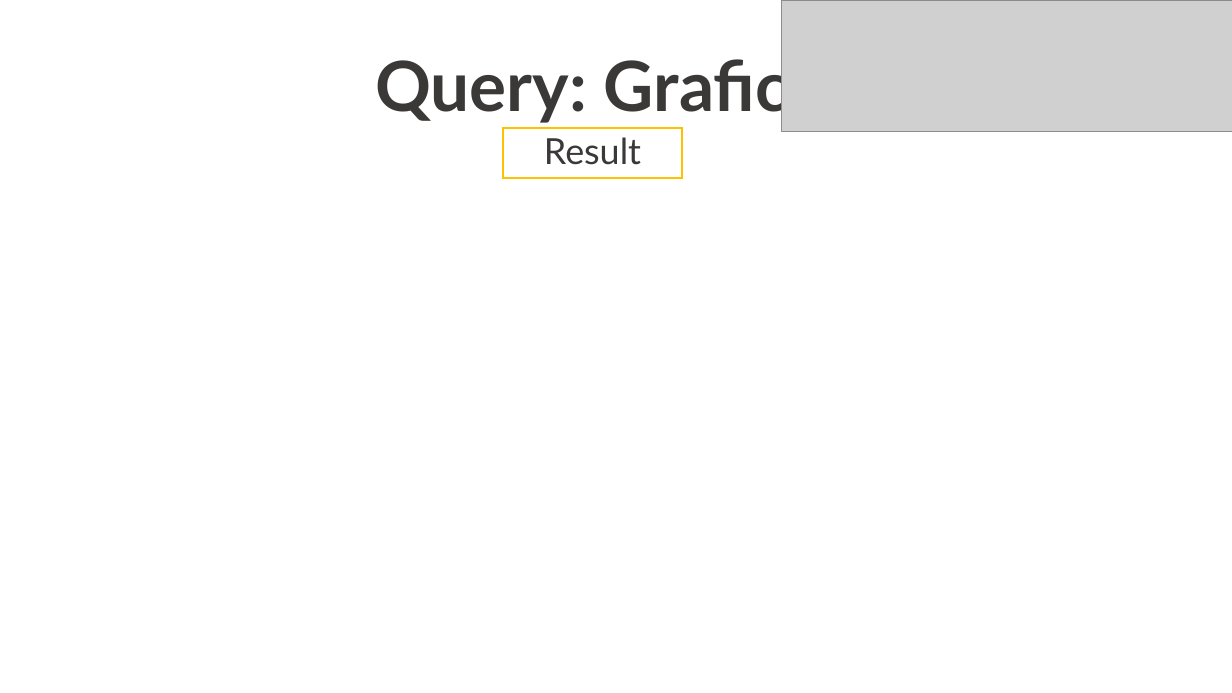
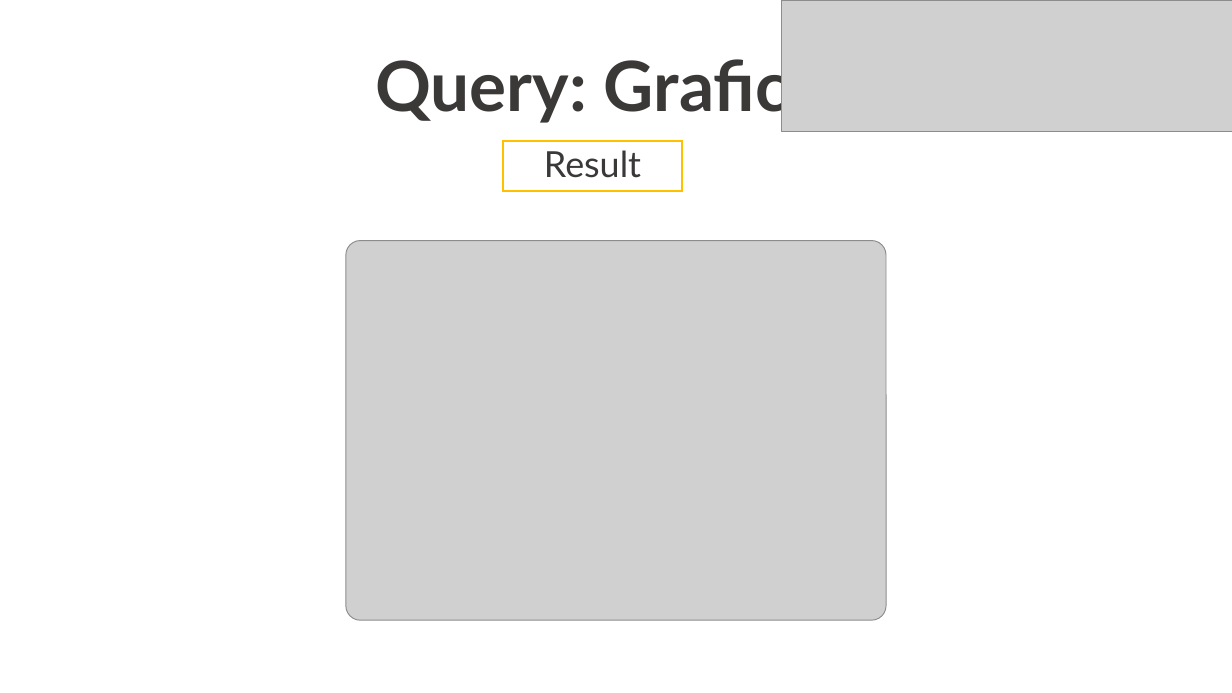
Before and after one commit to Robertales/tripdata-bike-chicago-bd2, a slide deck: slide 19 of presentazione/PresentazioneRobertazziBarberisBD2Final.pptx (slide 18 before the commit). Drawn at 1232x693 pixels with LibreOffice and Linux fonts; fonts in the diff are those of the drawing; grey boxes stand for pictures. Boxes give left, top, right and bottom in pixels: in the first picture for what was removed or moved away, otherwise in the second. Text is boxed around its words. In the diff, an @@ line names an element or a change of style, - is before the commit and + after.

```diff
--- a/presentazione/PresentazioneRobertazziBarberisBD2Final.pptx
+++ b/presentazione/PresentazioneRobertazziBarberisBD2Final.pptx
@@ text "Result" moved from (x1=544, y1=137, x2=641, y2=165) to (x1=544, y1=150, x2=641, y2=178) @@
@@ rectangle moved from (x1=504, y1=128, x2=682, y2=177) to (x1=504, y1=140, x2=682, y2=190) @@
@@ picture added at (x1=346, y1=240, x2=886, y2=620) @@
```
Also in this commit, not shown: 10 other slides changed, 1 slide added, 9 other files.
